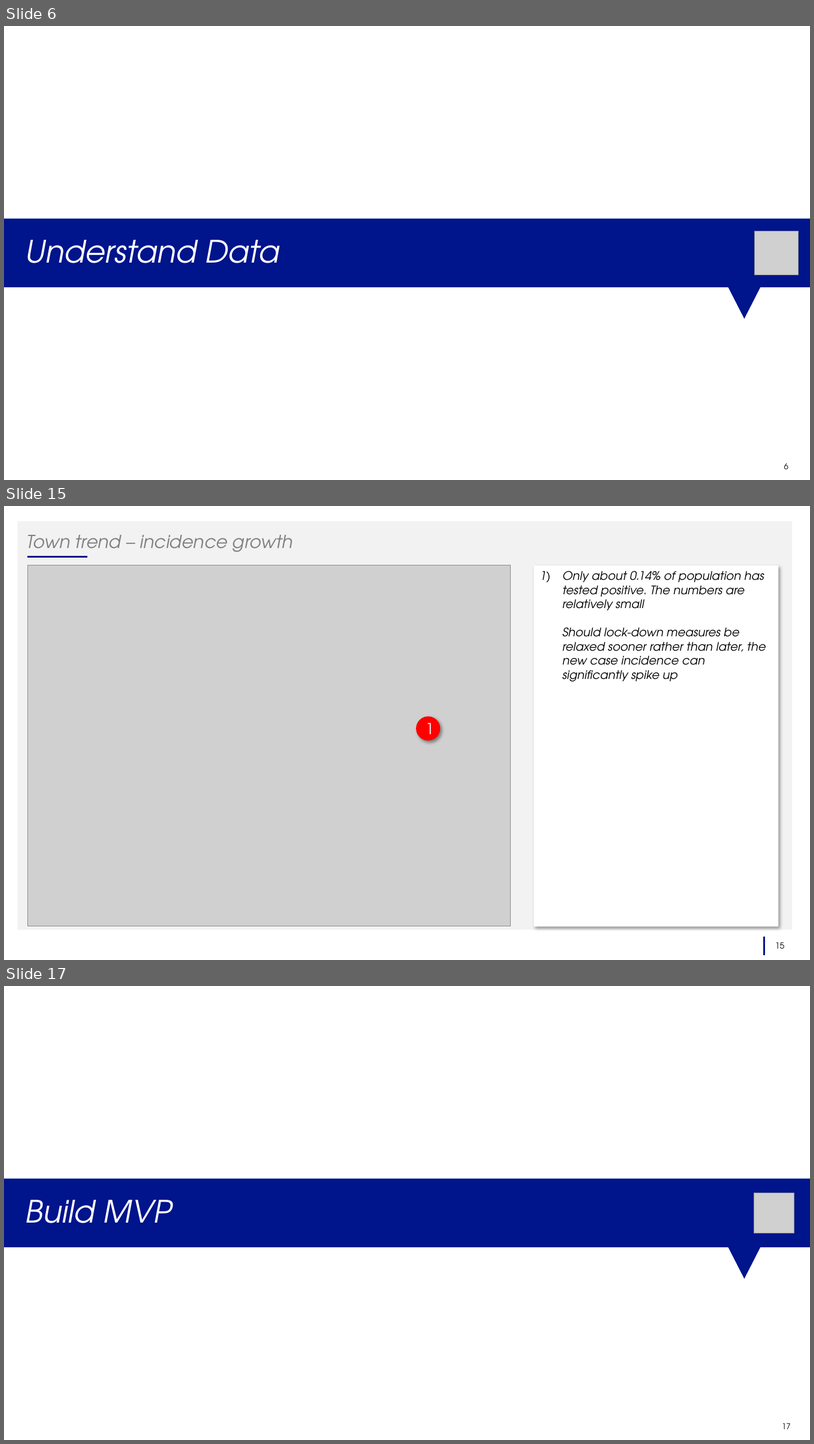
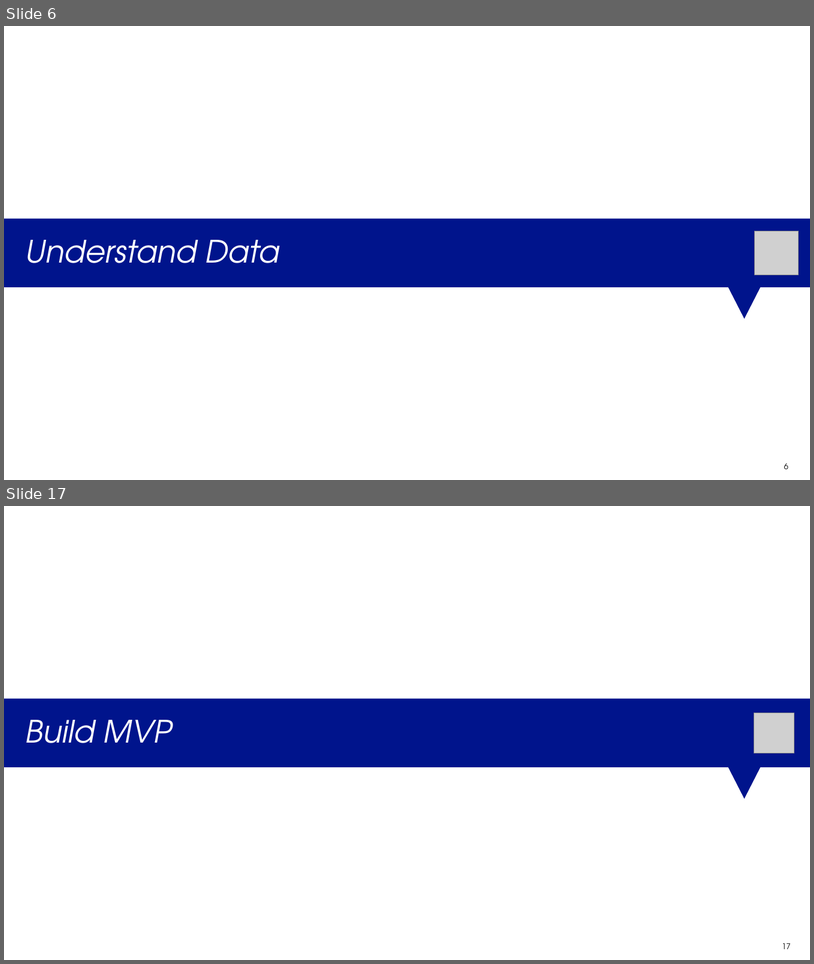
Before and after one commit to vckolla/corona, a slide deck: 05_corona_trend_mvp_2020_04_05_v2.pptx. Shown one above the other, each under a label of ours: slides 6, 15 and 17 before the commit, slides 6 and 17 after it; the slides between them are not shown. The pictures are 814x1444 and 814x964 pixels, drawn with LibreOffice and Linux fonts; fonts in the diff are those of the drawing; grey boxes stand for pictures. Boxes give left, top, right and bottom in pixels: in the first picture for what was removed or moved away, otherwise in the second. Text is boxed around its words. In the diff, an @@ line names an element or a change of style, - is before the commit and + after.

```diff
--- a/05_corona_trend_mvp_2020_04_05_v2.pptx
+++ b/05_corona_trend_mvp_2020_04_05_v2.pptx
@@ slide 15 removed at (4,506,810,960), background #FFFFFF @@
@@ rectangle removed at (17,521,792,930) @@
@@ title removed at (26,535,293,556) @@
-Town trend – incidence growth
@@ line removed from (27, 557) to (87, 557) @@
@@ picture removed at (27,565,511,927) @@
@@ rectangle removed at (534,565,779,927) @@
-1) Only about 0.14% of population has tested positive. The numbers are relatively small
-Should lock-down measures be relaxed sooner rather than later, the new case incidence can significantly spike up
@@ ellipse removed at (417,717,441,741) @@
-1
@@ line removed from (764, 955) to (764, 936) @@
@@ page number removed at (776,942,785,948) @@
-15
```
Also in this commit, not shown: 6 slides changed, 6 slides added, 5 other slides removed, 17 other files.
